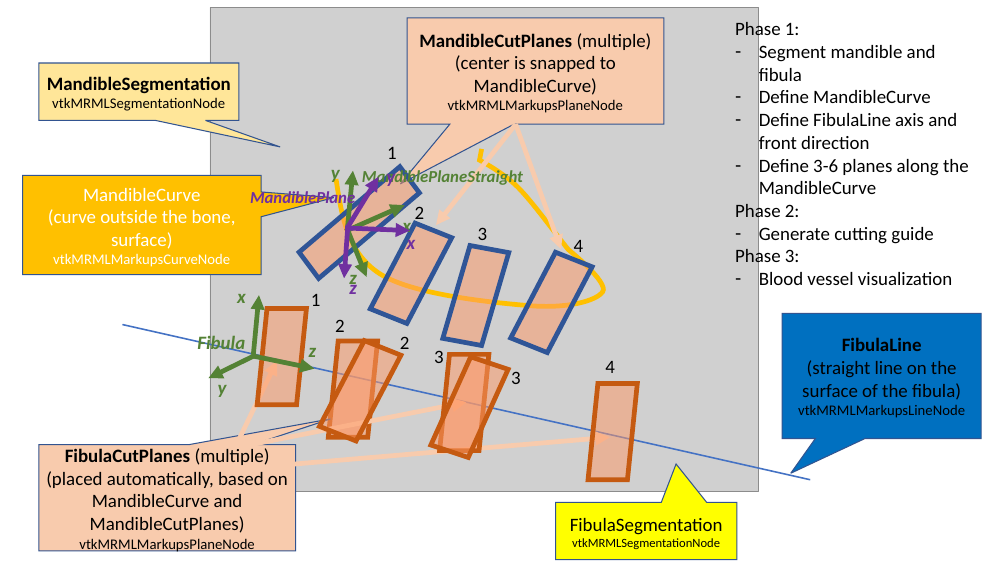
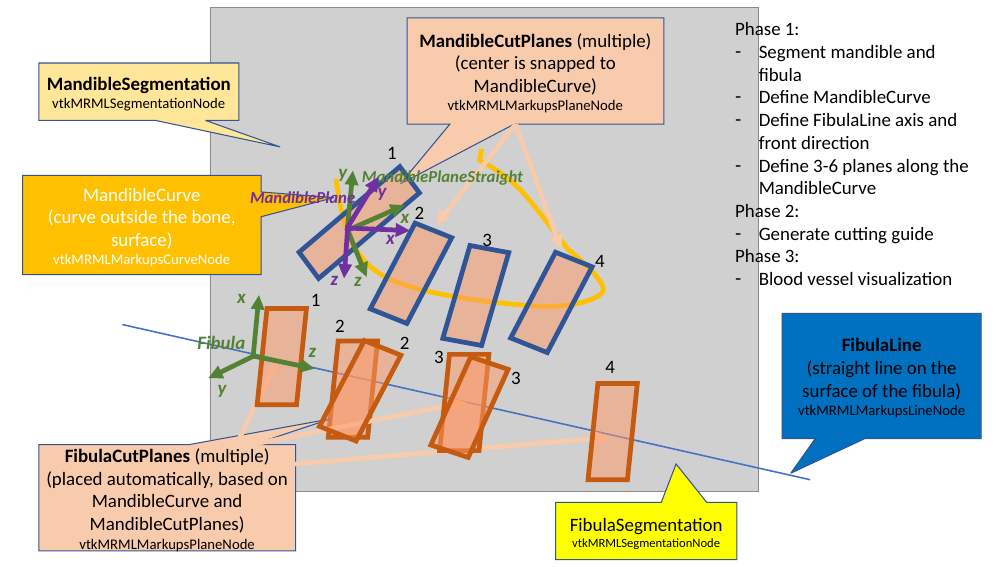
Before and after one commit to SlicerIGT/SlicerBoneReconstructionPlanner, a slide deck: slide 2 of Docs/Design.pptx. Drawn at 1008x567 pixels with LibreOffice and Linux fonts; fonts in the diff are those of the drawing; grey boxes stand for pictures. Boxes give left, top, right and bottom in pixels: in the first picture for what was removed or moved away, otherwise in the second. Text is boxed around its words. In the diff, an @@ line names an element or a change of style, - is before the commit and + after.

Commit message:
very small update: change the letters of the axes to other places to make it look better

```diff
--- a/Docs/Design.pptx
+++ b/Docs/Design.pptx
@@ text "y": place and size @@
-text "y" at [331, 170, 340, 184]
+text "y" at [338, 169, 347, 184]
@@ text "y": place and size @@
-text "y" at [386, 168, 395, 189]
+text "y" at [378, 181, 387, 200]
@@ text "x" rewrapped from [407, 234, 416, 249] to [401, 208, 410, 229] @@
@@ text "x" rewrapped from [402, 217, 411, 238] to [386, 228, 395, 244] @@
@@ text "3": place and size @@
-text "3" at [478, 227, 488, 245]
+text "3" at [482, 231, 492, 252]
@@ text "z": place and size @@
-text "z" at [349, 279, 357, 294]
+text "z" at [331, 269, 339, 285]
@@ text "z" rewrapped from [349, 268, 357, 289] to [354, 270, 362, 286] @@
@@ text "4": place and size @@
-text "4" at [574, 240, 584, 257]
+text "4" at [595, 255, 605, 273]
```
